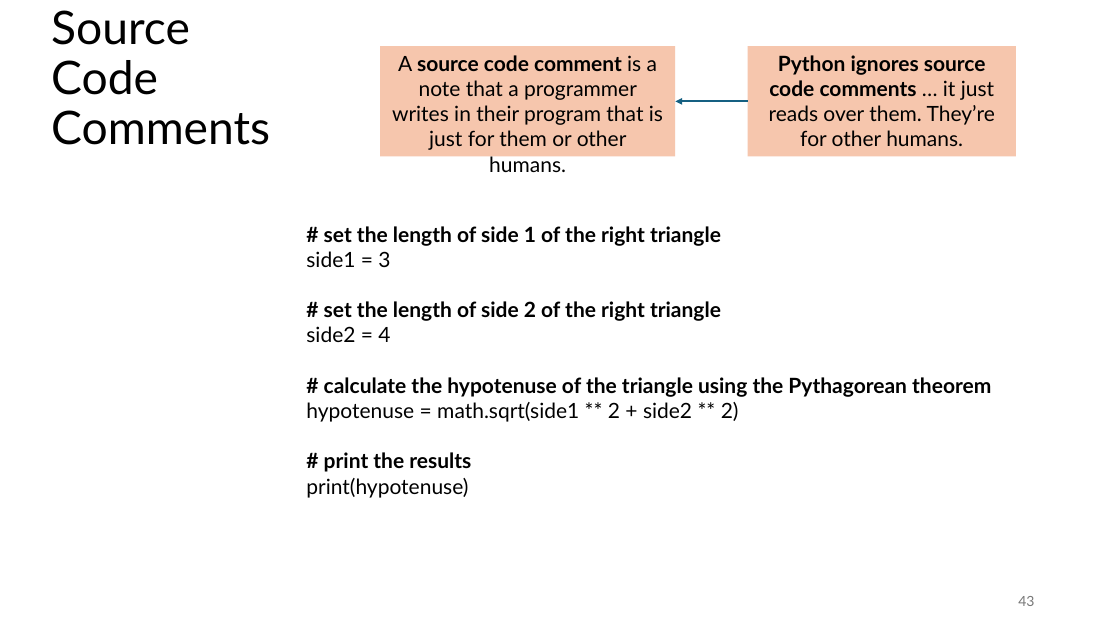
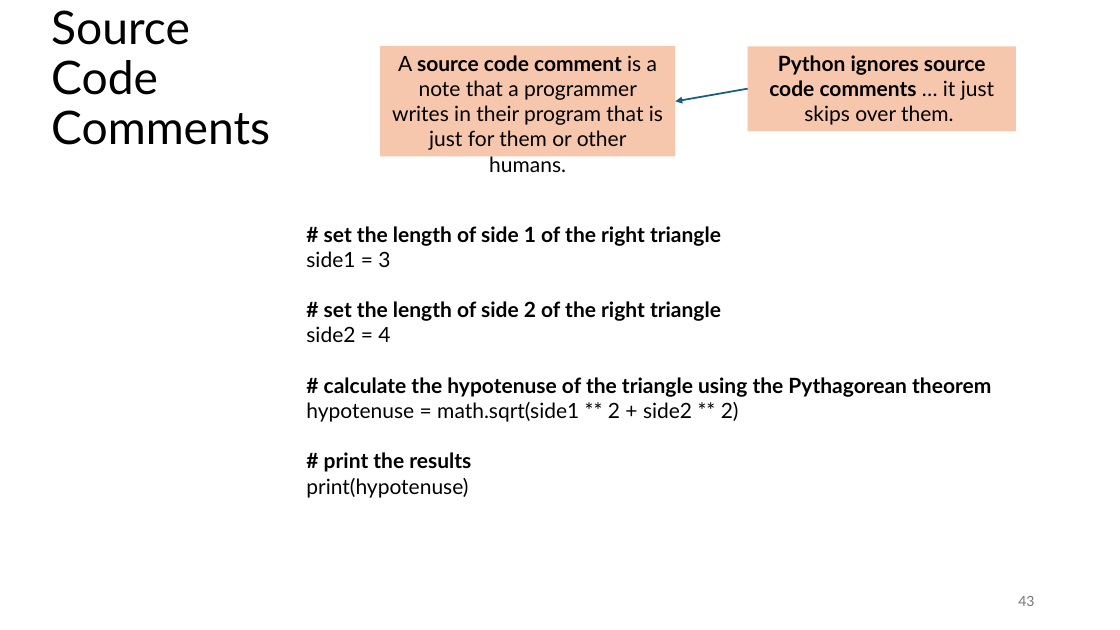
Before and after one commit to tjd1234/cmpt120fall2024, a slide deck: slide 43 of lecture_notes/chapter2/chapter2.pptx. Drawn at 1120x630 pixels with LibreOffice and Linux fonts; fonts in the diff are those of the drawing. Boxes give left, top, right and bottom in pixels: in the first picture for what was removed or moved away, otherwise in the second. Text is boxed around its words. In the diff, an @@ line names an element or a change of style, - is before the commit and + after.

```diff
--- a/lecture_notes/chapter2/chapter2.pptx
+++ b/lecture_notes/chapter2/chapter2.pptx
@@ rectangle "Python ignores source code comments ...": place and size @@
-rectangle "Python ignores source code comments ..." at box(748, 46, 1016, 156)
+rectangle "Python ignores source code comments ..." at box(748, 46, 1016, 131)
@@ text in rectangle at box(769, 55, 994, 125): text changed; bold on @@
-Python ignores source code comments … it just reads over them. They’re for other humans.
+Python ignores source code comments … it just skips over them.
@@ arrow moved from (748, 102) - (676, 102) to (748, 89) - (676, 102) @@
```
Also in this commit, not shown: 18 other slides changed, 2 slides added, 2 slides removed, 4 other files.
